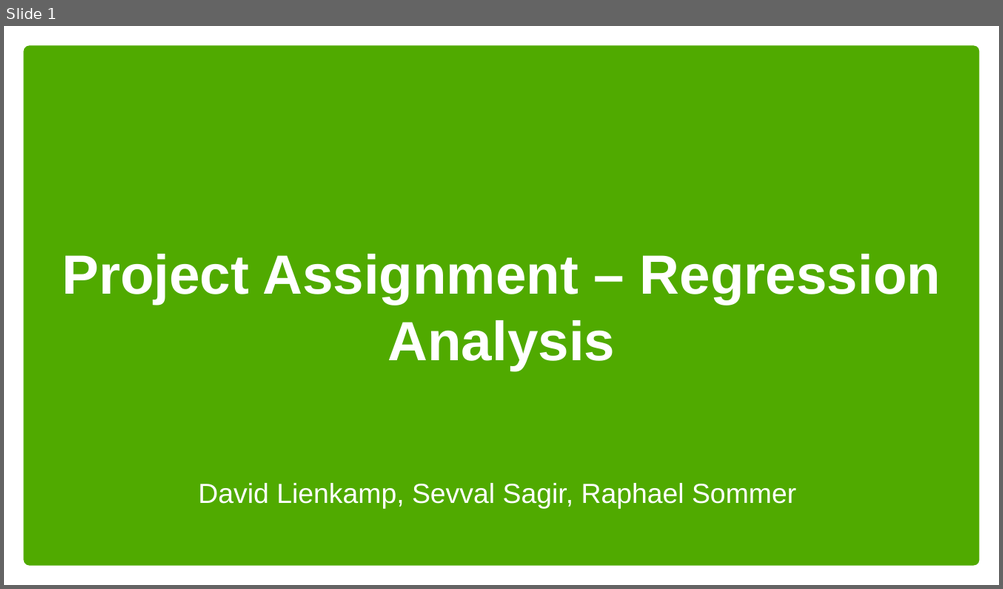
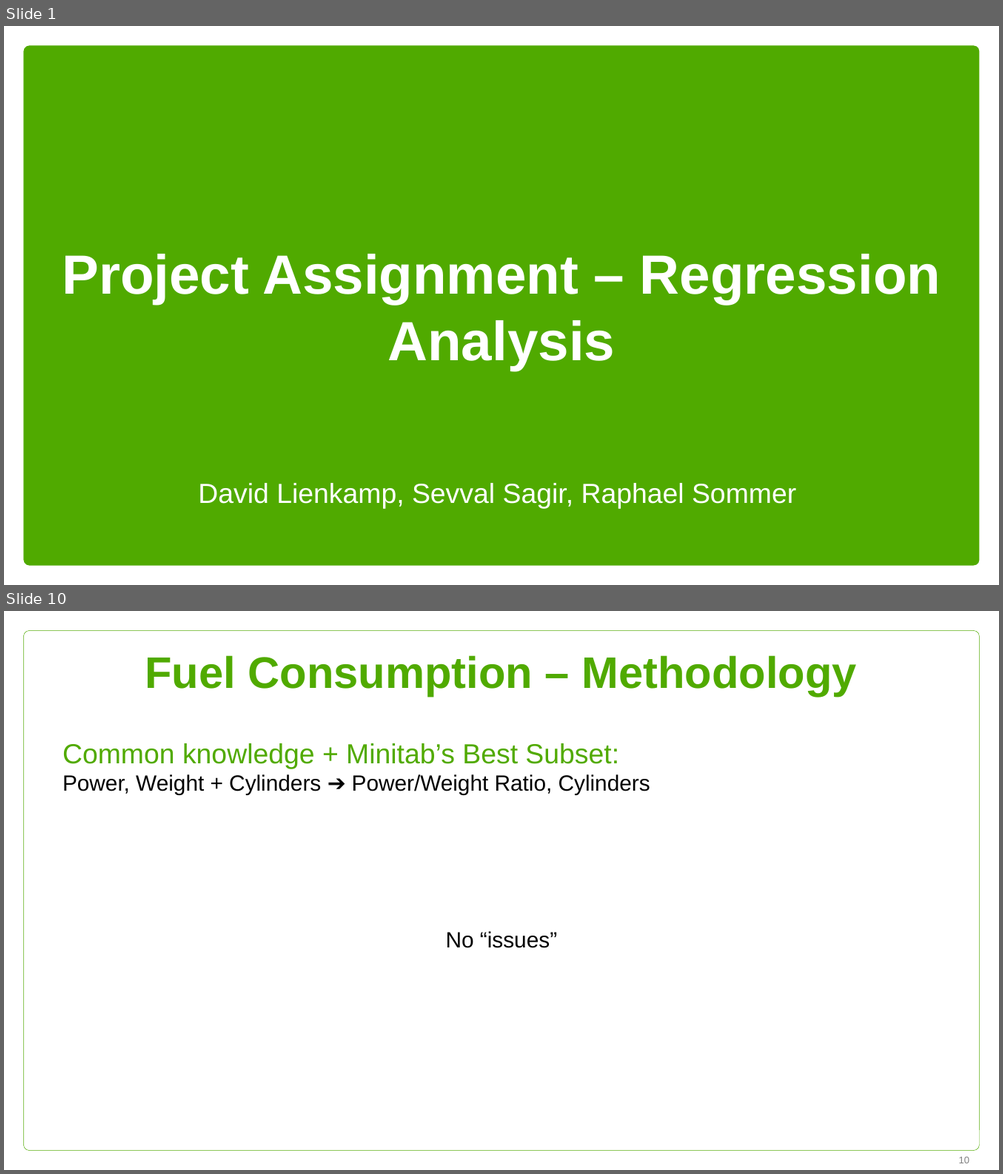
Before and after one commit to sevvalsagir/MA213B-Seminar-2, a slide deck: Project Assignment - Regression Analysis.pptx. Shown one above the other, each under a label of ours: slide 1 before the commit, slides 1 and 10 after it; the slides between them are not shown. The pictures are 1003x589 and 1003x1174 pixels, drawn with LibreOffice and Linux fonts; fonts in the diff are those of the drawing; background and template pictures are left out. Boxes give left, top, right and bottom in pixels: in the first picture for what was removed or moved away, otherwise in the second. Text is boxed around its words. In the diff, an @@ line names an element or a change of style, - is before the commit and + after.

```diff
--- a/Project Assignment - Regression Analysis.pptx
+++ b/Project Assignment - Regression Analysis.pptx
@@ slide 10 added at [4, 611, 999, 1170], background #FFFFFF @@
@@ rounded rectangle added at [24, 631, 979, 1151], outline #50AA00 0.25 pt @@
@@ title added at [145, 655, 856, 697], 32 pt, text #50AA00, bold @@
+Fuel Consumption – Methodology
@@ text added at [62, 743, 650, 795], 16 pt, text #000000 @@
+Common knowledge + Minitab’s Best Subset:
+Power, Weight + Cylinders ➔ Power/Weight Ratio, Cylinders
@@ text added at [446, 931, 557, 948], 16 pt, text #000000 @@
+No “issues”
@@ page number added at [959, 1157, 969, 1164], 7 pt, text #808080 @@
+10
```
Also in this commit, not shown: 2 slides changed, 14 other slides added, 8 slides removed, 3 other files.
